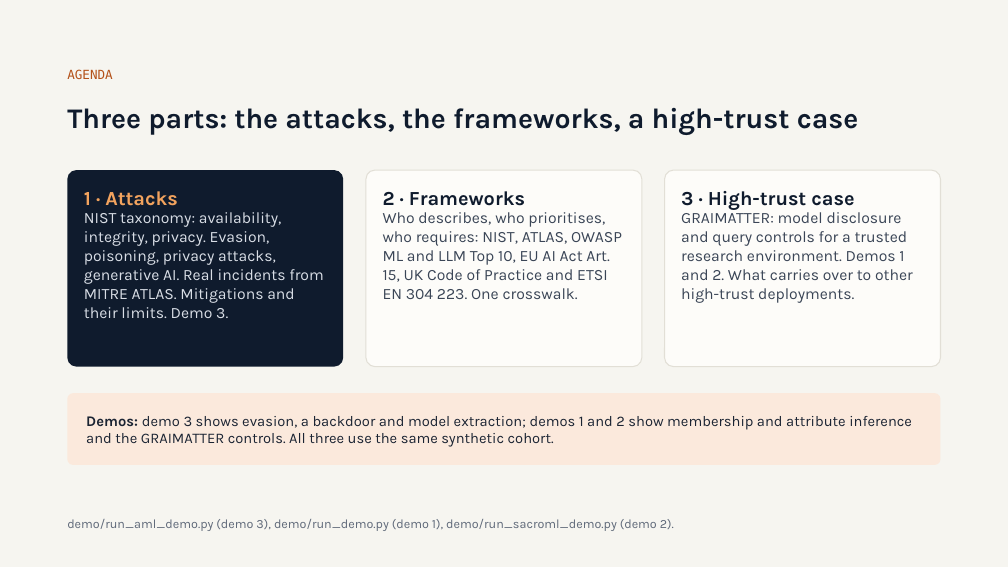
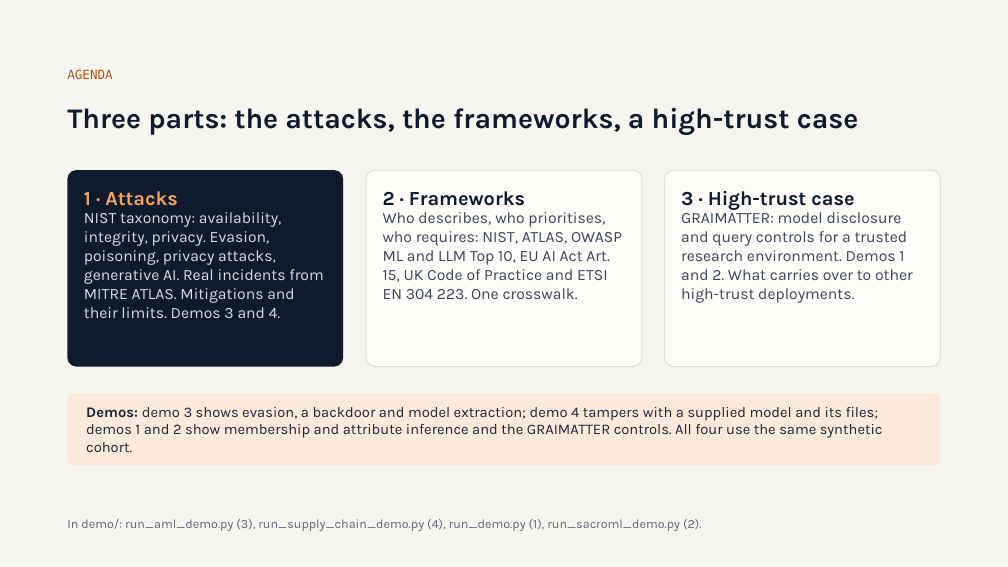
Before and after one commit to olonok69/graimatter_ML, a slide deck: slide 2 of docs/Adversarial_ML.pptx. Drawn at 1008x567 pixels with LibreOffice and Linux fonts; fonts in the diff are those of the drawing. Boxes give left, top, right and bottom in pixels: in the first picture for what was removed or moved away, otherwise in the second. Text is boxed around its words. In the diff, an @@ line names an element or a change of style, - is before the commit and + after.

```diff
--- a/docs/Adversarial_ML.pptx
+++ b/docs/Adversarial_ML.pptx
@@ text at (84,212,323,318): text changed @@
-NIST taxonomy: availability, integrity, privacy. Evasion, poisoning, privacy attacks, generative AI. Real incidents from MITRE ATLAS. Mitigations and their limits. Demo 3.
+NIST taxonomy: availability, integrity, privacy. Evasion, poisoning, privacy attacks, generative AI. Real incidents from MITRE ATLAS. Mitigations and their limits. Demos 3 and 4.
@@ text at (86,407,883,452): text changed @@
-Demos: demo 3 shows evasion, a backdoor and model extraction; demos 1 and 2 show membership and attribute inference and the GRAIMATTER controls. All three use the same synthetic cohort.
+Demos: demo 3 shows evasion, a backdoor and model extraction; demo 4 tampers with a supplied model and its files; demos 1 and 2 show membership and attribute inference and the GRAIMATTER controls. All four use the same synthetic cohort.
@@ text at (67,519,701,531): text changed @@
-demo/run_aml_demo.py (demo 3), demo/run_demo.py (demo 1), demo/run_sacroml_demo.py (demo 2).
+In demo/: run_aml_demo.py (3), run_supply_chain_demo.py (4), run_demo.py (1), run_sacroml_demo.py (2).
```
Also in this commit, not shown: 4 other slides changed, 1 slide added, 9 other files.
